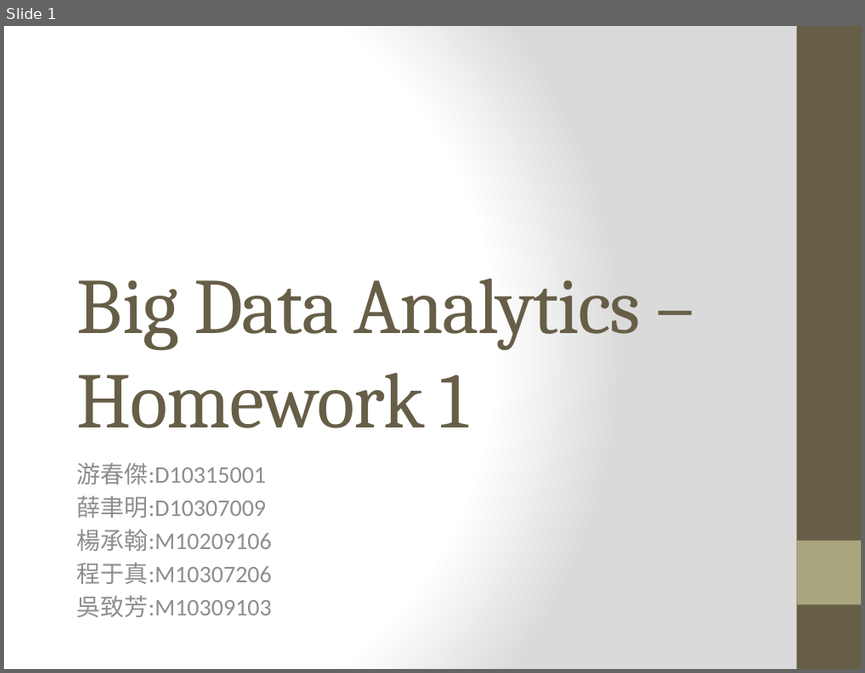
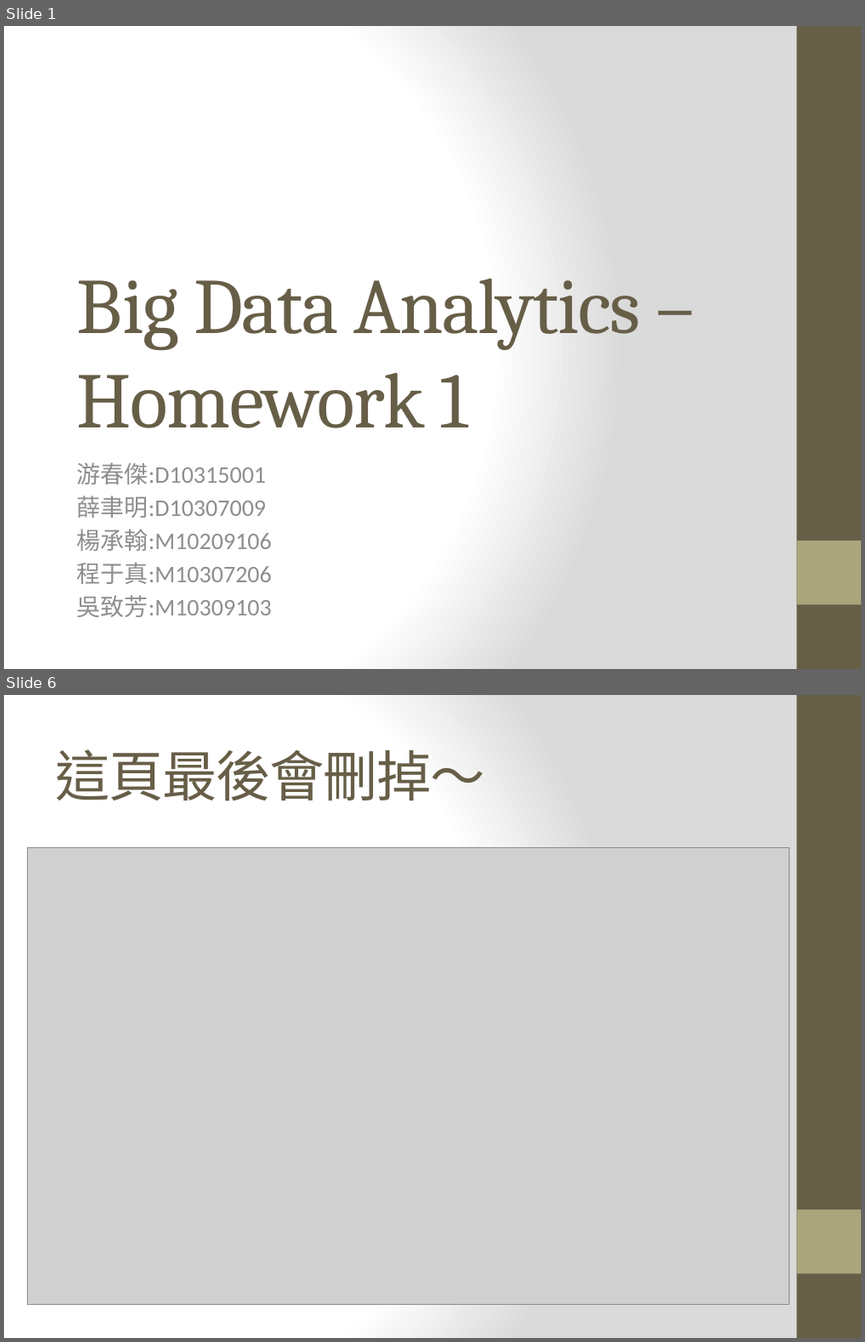
Before and after one commit to yuchunjie/BigData, a slide deck: HomeWork_1/DOC/PPT/PPT.pptx. Shown one above the other, each under a label of ours: slide 1 before the commit, slides 1 and 6 after it; the slides between them are not shown. The pictures are 865x673 and 865x1342 pixels, drawn with LibreOffice and Linux fonts; fonts in the diff are those of the drawing; grey boxes stand for pictures. Boxes give left, top, right and bottom in pixels: in the first picture for what was removed or moved away, otherwise in the second. Text is boxed around its words. In the diff, an @@ line names an element or a change of style, - is before the commit and + after.

```diff
--- a/HomeWork_1/DOC/PPT/PPT.pptx
+++ b/HomeWork_1/DOC/PPT/PPT.pptx
@@ slide 6 added at (x1=4, y1=695, x2=861, y2=1338), background gradient #FFFFFF to #DADADA; not listed: 2 template elements that a slide beside it also shows @@
@@ title added at (x1=55, y1=749, x2=484, y2=801), 46 pt, text #675E47 @@
+這頁最後會刪掉～
@@ picture added at (x1=27, y1=847, x2=789, y2=1304) @@
```
Also in this commit, not shown: 4 other slides added, 1 slide removed.
